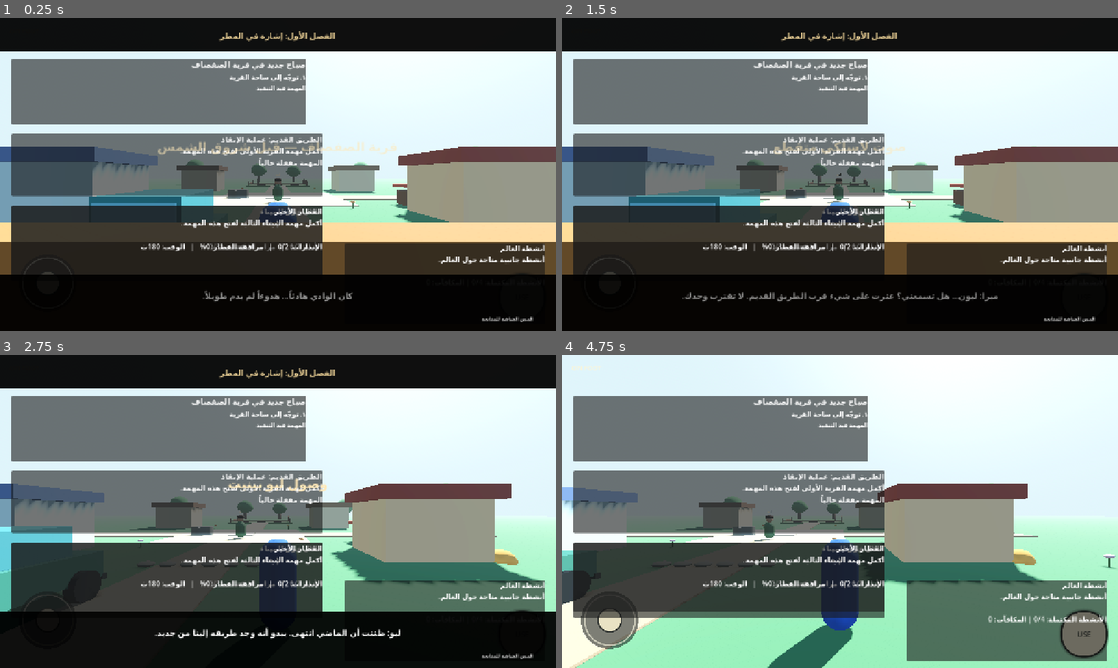
Above: before the commit, frames 1-4 (two rows, left to right).
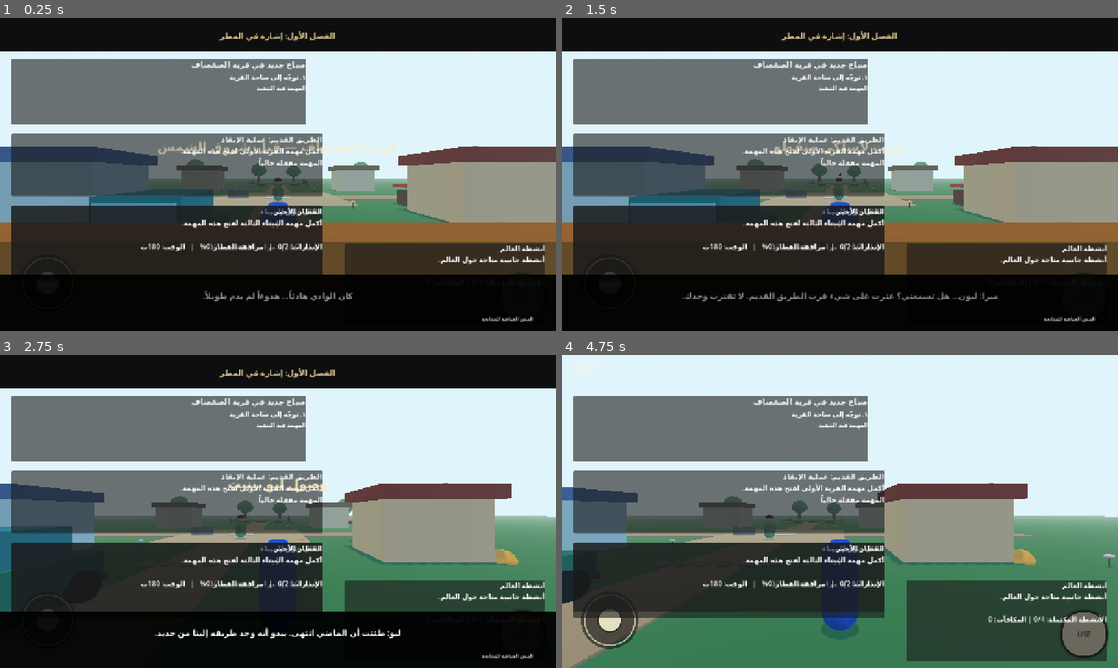
Above: after the commit, the same moments.

Repository: dzdfast-art/GTA-GHIBLI
Game: Godot game, scene res://main.tscn
The game is run twice, just before and just after one commit, with the same random seed, the same clock (stepped at 60 frames per second) and the same inputs.
Inputs (mouse positions are in pixels of both pictures, inside the frame that each line leads up to):
- Up to frame 1 (0.25 s): no input
- Up to frame 2 (1.5 s): click "USE" at 0.5 s; tap Enter at 1.25 s; move the mouse to (962, 158) at 1.27 s; hold Right (ui_right) from 1.28 s (still down); tap E (interact) at 1.35 s; click (962, 158) at 1.42 s
- Up to frame 3 (2.75 s): tap Space at 1.52 s; release Right (ui_right) at 2 s; drag from (166, 527) to (250, 574) at 2.02 s
- Up to frame 4 (4.75 s): tap Space at 2.75, 4.52 s; move the mouse to (895, 442) at 2.77 s; hold Right (ui_right) 2.78-3.5 s; tap E (interact) at 2.85, 4.35 s; drag from (812, 574) to (673, 464) at 3.52 s; tap Enter at 4.25 s; move the mouse to (1006, 558) at 4.27 s; hold Left (ui_left) from 4.28 s (still down)

The runs differ from the first frame. In frame 1, 8.3% of the frame differs, in the area x 0-100%, y 10-72%; in frame 2, 8.4%; in frame 3, 14%; in frame 4, 32%, in the area x 0-100%, y 0-100%.
Error before the commit: Parse Error: Cannot infer the type of "fractional" variable because the value doesn't have a set type. (res://scripts/world/world_clock.gd:33)

Commit message:
Fix world clock minute type inference

Diff:
--- a/scripts/world/world_clock.gd
+++ b/scripts/world/world_clock.gd
@@ -30,7 +30,7 @@
 	return int(floor(get_game_hour()))
 
 func get_minute() -> int:
-	var fractional := get_game_hour() - floor(get_game_hour())
+	var fractional: float = get_game_hour() - floor(get_game_hour())
 	return int(floor(fractional * 60.0))
 
 func get_day_number() -> int:
